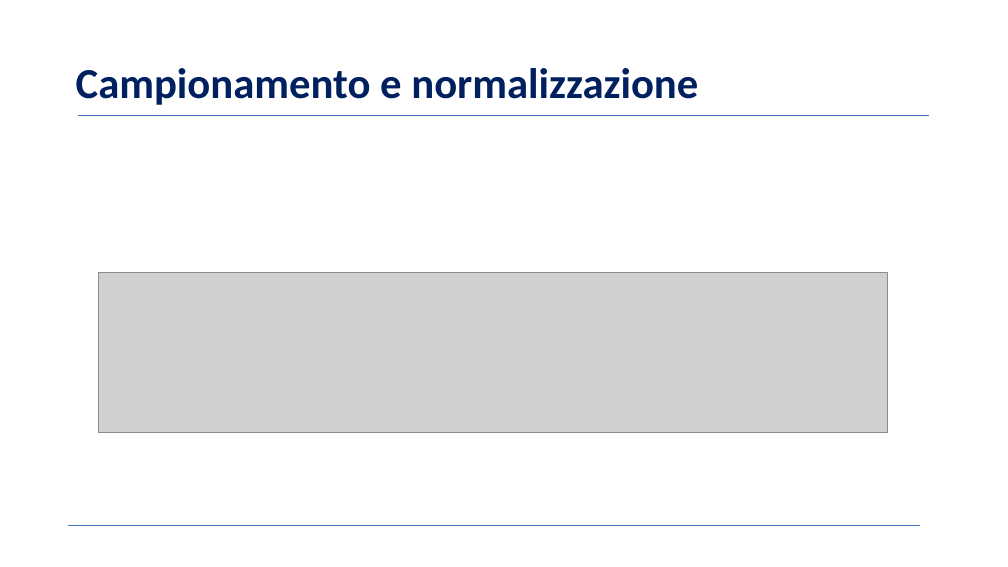
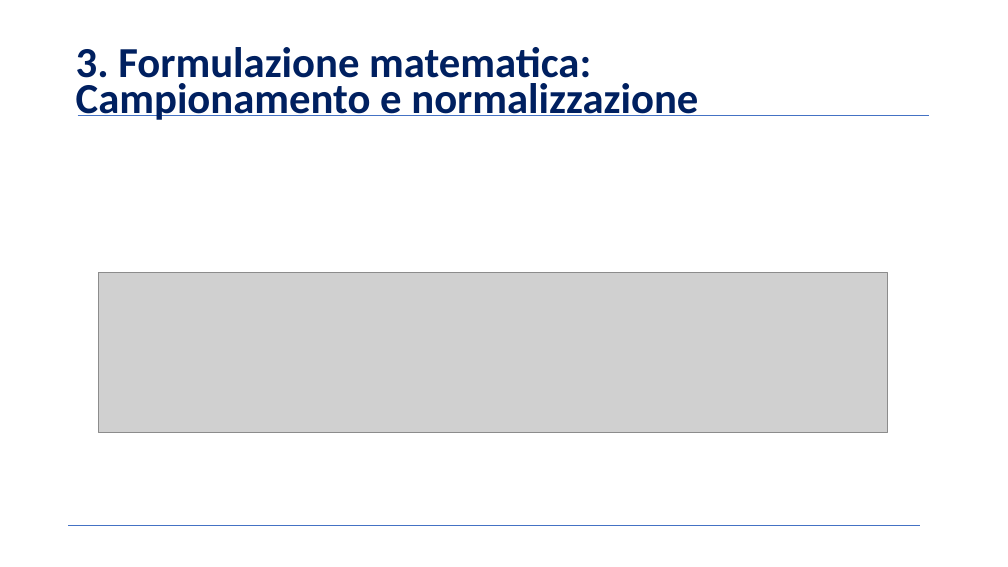
Before and after one commit to BernardoGiordano/NelderMeadMethod, a slide deck: slide 6 of writeup/Slides.pptx. Drawn at 1008x567 pixels with LibreOffice and Linux fonts; fonts in the diff are those of the drawing; grey boxes stand for pictures; background and template pictures are left out. Boxes give left, top, right and bottom in pixels: in the first picture for what was removed or moved away, otherwise in the second. Text is boxed around its words. In the diff, an @@ line names an element or a change of style, - is before the commit and + after.

```diff
--- a/writeup/Slides.pptx
+++ b/writeup/Slides.pptx
@@ text at (76,47,698,120): text changed @@
-Campionamento e normalizzazione
+3. Formulazione matematica:
+Campionamento e normalizzazione
```
Also in this commit, not shown: 4 other slides changed.
